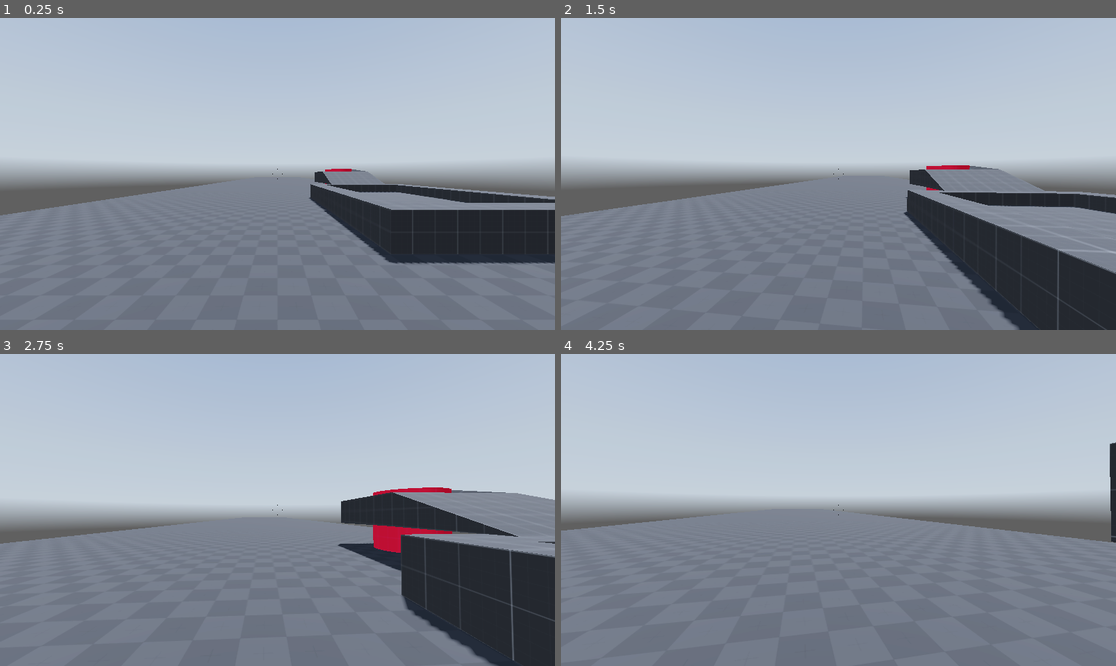
Above: before the commit, frames 1-4 (two rows, left to right).
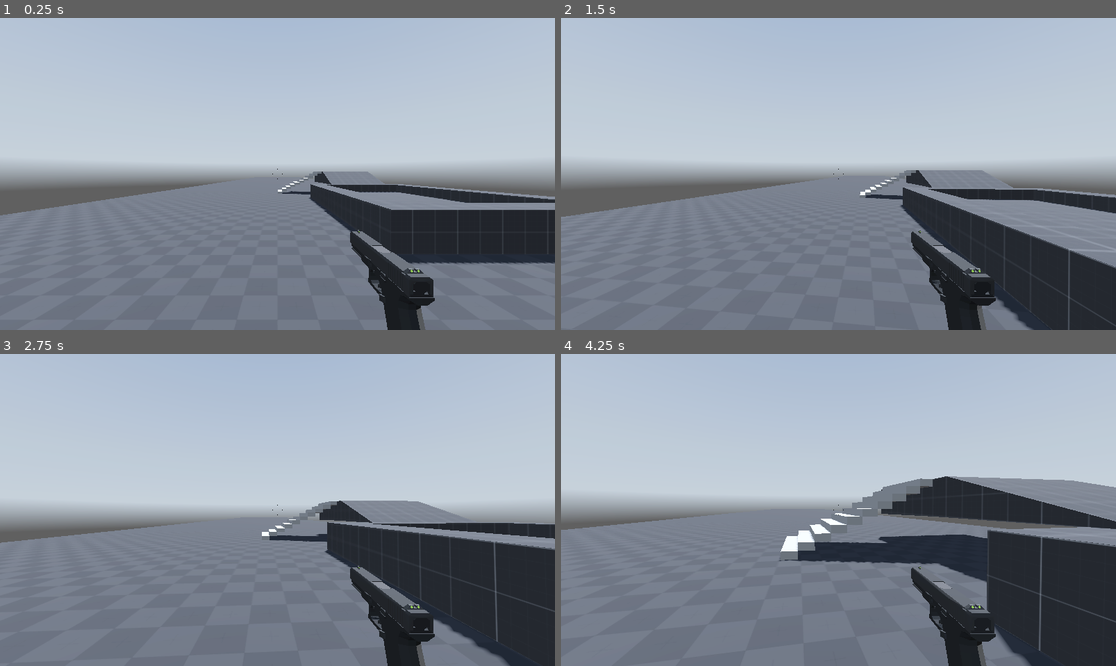
Above: after the commit, the same moments.

Repository: ackbar2603/Basic-Movement-Controller
Game: Godot game, scene res://scene/main.tscn
Same seed, same stepped clock (60 frames per second), same inputs: the game is played once before the commit and once after it. A sky picture missing from this copy of the repository is replaced by a grey-blue gradient.
Inputs (mouse positions are in pixels of both pictures, inside the frame that each line leads up to):
- Up to frame 1 (0.25 s): no input
- Up to frame 2 (1.5 s): tap Enter (ui_accept) at 0.5, 0.77 s; move the mouse to (866, 174) at 0.52 s; hold Ctrl (crouch) 0.53-1.28 s; hold W (forward) from 0.53 s (still down); tap Shift (sprint) at 0.8, 1.35 s; move the mouse to (810, 174) at 1.27 s
- Up to frame 3 (2.75 s): keep holding W (forward); tap Enter (ui_accept) at 1.52 s; tap Ctrl (crouch) at 1.55 s; move the mouse to (288, 503) at 2.02 s; hold Ctrl (crouch) from 2.03 s (still down); tap Shift (sprint) at 2.3 s
- Up to frame 4 (4.25 s): keep holding W (forward); move the mouse to (832, 516) at 2.77 s; release Ctrl (crouch) at 2.78 s; tap Shift (sprint) at 2.85, 3.8 s; tap Enter (ui_accept) at 3.02, 3.77 s; tap Ctrl (crouch) at 3.05 s; move the mouse to (877, 513) at 3.52 s; hold Ctrl (crouch) from 3.53 s (still down)

The runs differ from the first frame. In frame 1, 2.4% of the frame differs, in the area x 50-79%, y 48-100%; in frame 2, 4.4%; in frame 3, 9.6%; in frame 4, 21%, in the area x 0-100%, y 28-100%.

Commit message:
check in at 23 December 2025
Many update including gun

Diff:
--- a/project.godot
+++ b/project.godot
@@ -12,13 +12,18 @@
 
 config/name="Basic First Person Character Controller"
 run/main_scene="res://scene/main.tscn"
-config/features=PackedStringArray("4.3", "Forward Plus")
+config/features=PackedStringArray("4.5", "Forward Plus")
 config/icon="res://icon.svg"
+
+[autoload]
+
+Loader="*res://scripts/loader.gd"
 
 [display]
 
 window/size/viewport_width=1920
 window/size/viewport_height=1080
+window/size/resizable=false
 
 [input]
 
@@ -63,3 +68,4 @@
 anti_aliasing/quality/msaa_3d=1
 anti_aliasing/quality/screen_space_aa=1
 anti_aliasing/quality/use_taa=true
+occlusion_culling/use_occlusion_culling=true
--- /dev/null
+++ b/resources/theme/back_button.tres
@@ -0,0 +1,12 @@
+[gd_resource type="Theme" load_steps=3 format=3 uid="uid://cb5u22g5of4ea"]
+
+[ext_resource type="FontFile" uid="uid://cnnktdgxbnqqg" path="res://resources/fonts/original/Poppins-Light.ttf" id="1_kvpx3"]
+
+[sub_resource type="StyleBoxFlat" id="StyleBoxFlat_umpqa"]
+content_margin_left = 6.0
+content_margin_right = 6.0
+
+[resource]
+Button/font_sizes/font_size = 52
+Button/fonts/font = ExtResource("1_kvpx3")
+Button/styles/normal = SubResource("StyleBoxFlat_umpqa")
--- /dev/null
+++ b/resources/theme/main_menu_button.tres
@@ -0,0 +1,24 @@
+[gd_resource type="Theme" load_steps=5 format=3 uid="uid://bbp8p03utpvq2"]
+
+[ext_resource type="FontFile" uid="uid://cnnktdgxbnqqg" path="res://resources/fonts/original/Poppins-Light.ttf" id="1_yn0iu"]
+
+[sub_resource type="StyleBoxFlat" id="StyleBoxFlat_vviim"]
+content_margin_left = 6.0
+content_margin_right = 6.0
+bg_color = Color(0.6, 0.6, 0.6, 0.352941)
+
+[sub_resource type="StyleBoxFlat" id="StyleBoxFlat_q5kvx"]
+content_margin_left = 6.0
+content_margin_right = 6.0
+bg_color = Color(0.6, 0.6, 0.6, 0)
+
+[sub_resource type="StyleBoxFlat" id="StyleBoxFlat_dqmle"]
+content_margin_left = 6.0
+content_margin_right = 6.0
+bg_color = Color(0.255659, 0.255659, 0.255659, 1)
+
+[resource]
+Button/fonts/font = ExtResource("1_yn0iu")
+Button/styles/hover = SubResource("StyleBoxFlat_vviim")
+Button/styles/normal = SubResource("StyleBoxFlat_q5kvx")
+Button/styles/pressed = SubResource("StyleBoxFlat_dqmle")
--- /dev/null
+++ b/scene/loading_screen.tscn
@@ -0,0 +1,79 @@
+[gd_scene load_steps=3 format=3 uid="uid://b4dlr7uxk1d0k"]
+
+[ext_resource type="Script" path="res://scripts/loading_screen.gd" id="1_86dhm"]
+[ext_resource type="FontFile" uid="uid://btfae37biwgon" path="res://resources/fonts/original/Poppins-Bold.ttf" id="2_jkxmi"]
+
+[node name="LoadingScreen" type="Control" node_paths=PackedStringArray("loading_bar", "percentage_label")]
+layout_mode = 3
+anchors_preset = 15
+anchor_right = 1.0
+anchor_bottom = 1.0
+grow_horizontal = 2
+grow_vertical = 2
+script = ExtResource("1_86dhm")
+loading_bar = NodePath("ProgressBar")
+percentage_label = NodePath("percentage_label")
+
+[node name="ColorRect" type="ColorRect" parent="."]
+layout_mode = 1
+anchors_preset = 15
+anchor_right = 1.0
+anchor_bottom = 1.0
+grow_horizontal = 2
+grow_vertical = 2
+color = Color(0.0980392, 0.121569, 0.14902, 1)
+
+[node name="loading" type="Label" parent="."]
+layout_mode = 1
+anchors_preset = 8
+anchor_left = 0.5
+anchor_top = 0.5
+anchor_right = 0.5
+anchor_bottom = 0.5
+offset_left = -105.5
+offset_top = -139.0
+offset_right = 105.5
+offset_bottom = -79.0
+grow_horizontal = 2
+grow_vertical = 2
+theme_override_fonts/font = ExtResource("2_jkxmi")
+theme_override_font_sizes/font_size = 42
+text = "Loading ..."
+horizontal_alignment = 1
+vertical_alignment = 1
+
+[node name="percentage_label" type="Label" parent="."]
+layout_mode = 1
+anchors_preset = 8
+anchor_left = 0.5
+anchor_top = 0.5
+anchor_right = 0.5
+anchor_bottom = 0.5
+offset_left = -46.5
+offset_top = 94.0
+offset_right = 46.5
+offset_bottom = 148.0
+grow_horizontal = 2
+grow_vertical = 2
+theme_override_fonts/font = ExtResource("2_jkxmi")
+theme_override_font_sizes/font_size = 38
+text = "100%"
+horizontal_alignment = 1
+vertical_alignment = 1
+
+[node name="ProgressBar" type="ProgressBar" parent="."]
+layout_mode = 1
+anchors_preset = 8
+anchor_left = 0.5
+anchor_top = 0.5
+anchor_right = 0.5
+anchor_bottom = 0.5
+offset_left = -509.0
+offset_top = -22.0
+offset_right = 509.0
+offset_bottom = 23.0
+grow_horizontal = 2
+grow_vertical = 2
+max_value = 1.0
+step = 0.0
+show_percentage = false
--- a/scene/main.tscn
+++ b/scene/main.tscn
@@ -1,17 +1,13 @@
-[gd_scene load_steps=11 format=3 uid="uid://bi4ohwmh1y1qn"]
+[gd_scene load_steps=10 format=3 uid="uid://bi4ohwmh1y1qn"]
 
 [ext_resource type="Texture2D" uid="uid://p0ot6sqlq7uk" path="res://resources/textures/kenny/PNG/Dark/texture_09.png" id="1_1e8sb"]
 [ext_resource type="Texture2D" uid="uid://dnkix5kwnxqc6" path="res://resources/hdris/kloofendal_48d_partly_cloudy_puresky_2k.hdr" id="2_ft0xb"]
-[ext_resource type="Material" path="res://resources/materials/graygrid_01.tres" id="2_u7l6y"]
-[ext_resource type="Texture2D" uid="uid://bexxnp7bwul11" path="res://resources/textures/kenny/PNG/Red/texture_04.png" id="3_2a86x"]
+[ext_resource type="Material" uid="uid://befip58p5qe8q" path="res://resources/materials/graygrid_01.tres" id="2_u7l6y"]
+[ext_resource type="PackedScene" uid="uid://b3pskqb8u3t88" path="res://scene/stairs.tscn" id="6_w45pm"]
 [ext_resource type="PackedScene" uid="uid://bj0o03e02d7o4" path="res://scene/player.tscn" id="7_vqq6m"]
 
 [sub_resource type="StandardMaterial3D" id="StandardMaterial3D_q8agi"]
 albedo_texture = ExtResource("1_1e8sb")
-uv1_triplanar = true
-
-[sub_resource type="StandardMaterial3D" id="StandardMaterial3D_qam3b"]
-albedo_texture = ExtResource("3_2a86x")
 uv1_triplanar = true
 
 [sub_resource type="PanoramaSkyMaterial" id="PanoramaSkyMaterial_b11i0"]
@@ -56,12 +52,8 @@
 depth = 4.0
 material = ExtResource("2_u7l6y")
 
-[node name="CSGCylinder3D" type="CSGCylinder3D" parent="stage/CSGCombiner3D"]
-transform = Transform3D(1, 0, 0, 0, 1, 0, 0, 0, 1, 6, 1, -20)
-radius = 1.3
-height = 2.5
-sides = 32
-material = SubResource("StandardMaterial3D_qam3b")
+[node name="Stairs" parent="stage" instance=ExtResource("6_w45pm")]
+transform = Transform3D(-1, 0, 8.74228e-08, 0, 1, 0, -8.74228e-08, 0, -1, 0.237, 0.104184, -19.781)
 
 [node name="env" type="Node3D" parent="."]
 
--- /dev/null
+++ b/scene/main_menu.tscn
@@ -0,0 +1,188 @@
+[gd_scene load_steps=5 format=3 uid="uid://dtcgvevske3gu"]
+
+[ext_resource type="Script" path="res://scripts/main_menu.gd" id="1_syq7m"]
+[ext_resource type="FontFile" uid="uid://ba1kv45nsdotl" path="res://resources/fonts/title/Milker.otf" id="2_ler23"]
+[ext_resource type="Theme" uid="uid://bbp8p03utpvq2" path="res://resources/theme/main_menu_button.tres" id="2_riulp"]
+[ext_resource type="FontFile" uid="uid://btfae37biwgon" path="res://resources/fonts/original/Poppins-Bold.ttf" id="2_vcfj5"]
+
+[node name="Main Menu" type="Control"]
+layout_mode = 3
+anchors_preset = 15
+anchor_right = 1.0
+anchor_bottom = 1.0
+grow_horizontal = 2
+grow_vertical = 2
+theme = ExtResource("2_riulp")
+script = ExtResource("1_syq7m")
+metadata/_edit_horizontal_guides_ = [214.0, 457.0]
+metadata/_edit_vertical_guides_ = [142.0, 678.0]
+
+[node name="Menu" type="Control" parent="."]
+layout_mode = 1
+anchors_preset = 15
+anchor_right = 1.0
+anchor_bottom = 1.0
+grow_horizontal = 2
+grow_vertical = 2
+
+[node name="ColorRect" type="ColorRect" parent="Menu"]
+layout_mode = 1
+anchors_preset = 15
+anchor_right = 1.0
+anchor_bottom = 1.0
+grow_horizontal = 2
+grow_vertical = 2
+color = Color(0.0980392, 0.121569, 0.14902, 1)
+
+[node name="Title" type="Label" parent="Menu"]
+layout_mode = 1
+offset_left = 144.0
+offset_top = 216.0
+offset_right = 768.0
+offset_bottom = 456.0
+theme_override_fonts/font = ExtResource("2_ler23")
+theme_override_font_sizes/font_size = 128
+text = "The Game"
+horizontal_alignment = 1
+vertical_alignment = 1
+
+[node name="CenterContainer" type="CenterContainer" parent="Menu"]
+layout_mode = 1
+offset_top = 216.0
+offset_right = 679.0
+offset_bottom = 1080.0
+
+[node name="VBoxContainer" type="VBoxContainer" parent="Menu/CenterContainer"]
+layout_mode = 2
+theme_override_constants/separation = 8
+
+[node name="newGame" type="Button" parent="Menu/CenterContainer/VBoxContainer"]
+unique_name_in_owner = true
+layout_mode = 2
+theme_override_font_sizes/font_size = 52
+text = "New Game"
+alignment = 0
+
+[node name="laodGame" type="Button" parent="Menu/CenterContainer/VBoxContainer"]
+layout_mode = 2
+theme_override_font_sizes/font_size = 52
+text = "Load Game"
+alignment = 0
+
+[node name="options" type="Button" parent="Menu/CenterContainer/VBoxContainer"]
+layout_mode = 2
+theme_override_font_sizes/font_size = 52
+text = "Options"
+alignment = 0
+
+[node name="exit" type="Button" parent="Menu/CenterContainer/VBoxContainer"]
+unique_name_in_owner = true
+layout_mode = 2
+theme_override_font_sizes/font_size = 52
+text = "Exit"
+alignment = 0
+
+[node name="Options" type="Control" parent="."]
+visible = false
+layout_mode = 1
+anchors_preset = 15
+anchor_right = 1.0
+anchor_bottom = 1.0
+grow_horizontal = 2
+grow_vertical = 2
+
+[node name="ColorRect2" type="ColorRect" parent="Options"]
+layout_mode = 1
+anchors_preset = 15
+anchor_right = 1.0
+anchor_bottom = 1.0
+grow_horizontal = 2
+grow_vertical = 2
+color = Color(0.0980392, 0.121569, 0.14902, 1)
+
+[node name="MarginContainer" type="MarginContainer" parent="Options"]
+layout_mode = 1
+anchors_preset = 8
+anchor_left = 0.5
+anchor_top = 0.5
+anchor_right = 0.5
+anchor_bottom = 0.5
+offset_left = -608.0
+offset_top = -42.0
+offset_right = 608.0
+offset_bottom = 43.0
+grow_horizontal = 2
+grow_vertical = 2
+theme_override_constants/margin_left = 12
+theme_override_constants/margin_right = 12
+
+[node name="VBoxContainer" type="VBoxContainer" parent="Options/MarginContainer"]
+layout_mode = 2
+alignment = 1
+
+[node name="GridContainer" type="GridContainer" parent="Options/MarginContainer/VBoxContainer"]
+layout_mode = 2
+size_flags_vertical = 4
+theme_override_constants/h_separation = 15
+theme_override_constants/v_separation = 15
+columns = 2
+
+[node name="music" type="Label" parent="Options/MarginContainer/VBoxContainer/GridContainer"]
+layout_mode = 2
+theme_override_fonts/font = ExtResource("2_vcfj5")
+theme_override_font_sizes/font_size = 24
+text = "Music"
+
+[node name="musicSlider" type="HSlider" parent="Options/MarginContainer/VBoxContainer/GridContainer"]
+layout_mode = 2
+size_flags_horizontal = 3
+size_flags_vertical = 4
+max_value = 1.0
+step = 0.05
+value = 1.0
+
+[node name="sfx" type="Label" parent="Options/MarginContainer/VBoxContainer/GridContainer"]
+layout_mode = 2
+theme_override_fonts/font = ExtResource("2_vcfj5")
+theme_override_font_sizes/font_size = 24
+text = "SFX"
+
+[node name="sfxSlider" type="HSlider" parent="Options/MarginContainer/VBoxContainer/GridContainer"]
+layout_mode = 2
+size_flags_horizontal = 3
+size_flags_vertical = 4
+max_value = 1.0
+step = 0.05
+value = 1.0
+
+[node name="Options" type="Label" parent="Options"]
+layout_mode = 1
+anchors_preset = 14
+anchor_top = 0.5
+anchor_right = 1.0
+anchor_bottom = 0.5
+offset_top = -324.0
+offset_bottom = -199.0
+grow_horizontal = 2
+grow_vertical = 2
+theme_override_fonts/font = ExtResource("2_ler23")
+theme_override_font_sizes/font_size = 92
+text = "Options"
+horizontal_alignment = 1
+vertical_alignment = 1
+
+[node name="back" type="Button" parent="Options"]
+layout_mode = 1
+anchors_preset = 2
+anchor_top = 1.0
+anchor_bottom = 1.0
+offset_left = 144.0
+offset_top = -153.0
+offset_right = 269.0
+offset_bottom = -85.0
+grow_vertical = 0
+theme_override_font_sizes/font_size = 36
+text = "Back"
+
+[connection signal="pressed" from="Menu/CenterContainer/VBoxContainer/options" to="Options" method="show"]
+[connection signal="pressed" from="Options/back" to="Options" method="hide"]
--- /dev/null
+++ b/scene/pistol.tscn
@@ -0,0 +1,7 @@
+[gd_scene load_steps=2 format=3 uid="uid://bmtjj0f1b1bvu"]
+
+[ext_resource type="PackedScene" uid="uid://csolxnajw8g14" path="res://resources/materials/low-poly_g17.glb" id="1_qkqs7"]
+
+[node name="Weapon" type="Node3D"]
+
+[node name="Sketchfab_Scene" parent="." instance=ExtResource("1_qkqs7")]
--- a/scene/player.tscn
+++ b/scene/player.tscn
@@ -1,11 +1,22 @@
-[gd_scene load_steps=5 format=3 uid="uid://bj0o03e02d7o4"]
+[gd_scene load_steps=9 format=3 uid="uid://bj0o03e02d7o4"]
 
 [ext_resource type="Script" path="res://scripts/player.gd" id="1_0eltk"]
 [ext_resource type="Texture2D" uid="uid://dh62n5ojlr3ud" path="res://resources/crosshair.png" id="1_22rw5"]
+[ext_resource type="PackedScene" uid="uid://bmtjj0f1b1bvu" path="res://scene/pistol.tscn" id="3_osh8s"]
 
 [sub_resource type="CapsuleShape3D" id="CapsuleShape3D_ohdbf"]
 
+[sub_resource type="StandardMaterial3D" id="StandardMaterial3D_mg763"]
+albedo_color = Color(0.744839, 0.0129083, 0.278345, 1)
+uv2_triplanar = true
+
+[sub_resource type="CapsuleMesh" id="CapsuleMesh_50rt5"]
+material = SubResource("StandardMaterial3D_mg763")
+
 [sub_resource type="CapsuleShape3D" id="CapsuleShape3D_vekhm"]
+height = 1.2
+
+[sub_resource type="CapsuleMesh" id="CapsuleMesh_jh20v"]
 height = 1.2
 
 [node name="Player" type="CharacterBody3D" node_paths=PackedStringArray("_cameraController")]
@@ -16,10 +27,17 @@
 transform = Transform3D(1, 0, 0, 0, 1, 0, 0, 0, 1, 0, 1, 0)
 shape = SubResource("CapsuleShape3D_ohdbf")
 
+[node name="MeshInstance3D" type="MeshInstance3D" parent="StdCollision"]
+mesh = SubResource("CapsuleMesh_50rt5")
+
 [node name="CrhCollision" type="CollisionShape3D" parent="."]
 transform = Transform3D(1, 0, 0, 0, 1, 0, 0, 0, 1, 0, 0.6, 0)
+visible = false
 shape = SubResource("CapsuleShape3D_vekhm")
 disabled = true
+
+[node name="MeshInstance3D" type="MeshInstance3D" parent="CrhCollision"]
+mesh = SubResource("CapsuleMesh_jh20v")
 
 [node name="Head" type="Node3D" parent="."]
 transform = Transform3D(1, 0, 0, 0, 1, 0, 0, 0, 1, 0, 1.7, 0)
@@ -35,5 +53,8 @@
 expand_mode = 2
 stretch_mode = 4
 
+[node name="Weapon" parent="Head/Camera3D" instance=ExtResource("3_osh8s")]
+transform = Transform3D(-4.37114e-08, 0, 1, 0, 1, 0, -1, 0, -4.37114e-08, 0.320675, -0.323146, -0.614273)
+
 [node name="RayCast3D" type="RayCast3D" parent="."]
 target_position = Vector3(0, 2, 0)
--- /dev/null
+++ b/scene/stairs.tscn
@@ -0,0 +1,61 @@
+[gd_scene load_steps=3 format=3 uid="uid://b3pskqb8u3t88"]
+
+[sub_resource type="BoxMesh" id="BoxMesh_aeyjd"]
+size = Vector3(0.4, 0.2, 2.5)
+
+[sub_resource type="BoxShape3D" id="BoxShape3D_ixqsx"]
+size = Vector3(4.2791, 0.2, 2.4)
+
+[node name="Stairs" type="StaticBody3D"]
+
+[node name="MeshInstance3D" type="MeshInstance3D" parent="."]
+mesh = SubResource("BoxMesh_aeyjd")
+
+[node name="MeshInstance3D2" type="MeshInstance3D" parent="."]
+transform = Transform3D(1, 0, 0, 0, 1, 0, 0, 0, 1, -0.4, 0.2, 0)
+mesh = SubResource("BoxMesh_aeyjd")
+skeleton = NodePath("../MeshInstance3D")
+
+[node name="MeshInstance3D3" type="MeshInstance3D" parent="."]
+transform = Transform3D(1, 0, 0, 0, 1, 0, 0, 0, 1, -0.8, 0.4, 0)
+mesh = SubResource("BoxMesh_aeyjd")
+skeleton = NodePath("../MeshInstance3D2")
+
+[node name="MeshInstance3D4" type="MeshInstance3D" parent="."]
+transform = Transform3D(1, 0, 0, 0, 1, 0, 0, 0, 1, -1.2, 0.6, 0)
+mesh = SubResource("BoxMesh_aeyjd")
+skeleton = NodePath("../MeshInstance3D2")
+
+[node name="MeshInstance3D5" type="MeshInstance3D" parent="."]
+transform = Transform3D(1, 0, 0, 0, 1, 0, 0, 0, 1, -1.6, 0.8, 0)
+mesh = SubResource("BoxMesh_aeyjd")
+skeleton = NodePath("../MeshInstance3D2")
+
+[node name="MeshInstance3D6" type="MeshInstance3D" parent="."]
+transform = Transform3D(1, 0, 0, 0, 1, 0, 0, 0, 1, -2, 1, 0)
+mesh = SubResource("BoxMesh_aeyjd")
+skeleton = NodePath("../MeshInstance3D2")
+
+[node name="MeshInstance3D7" type="MeshInstance3D" parent="."]
+transform = Transform3D(1, 0, 0, 0, 1, 0, 0, 0, 1, -2.4, 1.2, 0)
+mesh = SubResource("BoxMesh_aeyjd")
+skeleton = NodePath("../MeshInstance3D2")
+
+[node name="MeshInstance3D8" type="MeshInstance3D" parent="."]
+transform = Transform3D(1, 0, 0, 0, 1, 0, 0, 0, 1, -2.8, 1.4, 0)
+mesh = SubResource("BoxMesh_aeyjd")
+skeleton = NodePath("../MeshInstance3D2")
+
+[node name="MeshInstance3D9" type="MeshInstance3D" parent="."]
+transform = Transform3D(1, 0, 0, 0, 1, 0, 0, 0, 1, -3.2, 1.6, 0)
+mesh = SubResource("BoxMesh_aeyjd")
+skeleton = NodePath("../MeshInstance3D2")
+
+[node name="MeshInstance3D10" type="MeshInstance3D" parent="."]
+transform = Transform3D(1, 0, 0, 0, 1, 0, 0, 0, 1, -3.6, 1.8, 0)
+mesh = SubResource("BoxMesh_aeyjd")
+skeleton = NodePath("../MeshInstance3D2")
+
+[node name="CollisionShape3D" type="CollisionShape3D" parent="."]
+transform = Transform3D(0.902585, 0.430511, 0, -0.430511, 0.902585, 0, 0, 0, 1, -1.70672, 0.85913, -5.96046e-08)
+shape = SubResource("BoxShape3D_ixqsx")
--- /dev/null
+++ b/scripts/loader.gd
@@ -0,0 +1,15 @@
+extends Node
+
+var loading_screen = load("res://scene/loading_screen.tscn")
+var scene_path : String
+var previous_scene : String
+
+func change_level(path):
+	scene_path = path
+	previous_scene = get_tree().current_scene.scene_file_path
+	get_tree().change_scene_to_packed(loading_screen)
+
+func goto_previous():
+	if not previous_scene.is_empty():
+		scene_path = previous_scene
+		get_tree().change_scene_to_packed(loading_screen)
--- /dev/null
+++ b/scripts/loading_screen.gd
@@ -0,0 +1,34 @@
+extends Control
+
+@export var loading_bar : ProgressBar
+@export var percentage_label : Label
+
+var scene_path : String
+var progress : Array
+
+var update : float = 0.0
+
+func _ready() -> void:
+	scene_path = Loader.scene_path
+	ResourceLoader.load_threaded_request(scene_path)
+
+func _process(delta: float) -> void:
+	var result = ResourceLoader.load_threaded_get_status(scene_path, progress)
+	if result == ResourceLoader.THREAD_LOAD_FAILED:
+		Loader.goto_previous()
+
+	if progress[0] > update:
+		update = progress[0]
+
+	if loading_bar.value >= 1.0:
+		if result == ResourceLoader.THREAD_LOAD_LOADED:
+			get_tree().change_scene_to_packed(
+				ResourceLoader.load_threaded_get(scene_path)
+			)
+
+	if loading_bar.value < update:
+		loading_bar.value = lerp(loading_bar.value, update, delta)
+	loading_bar.value += delta * 0.2 * \
+		(0.5 if update >= 1.0 else clamp(0.9 - loading_bar.value, 0.0, 1.0))
+
+	percentage_label.text = str(int(loading_bar.value * 100.0)) + "%"
--- /dev/null
+++ b/scripts/main_menu.gd
@@ -0,0 +1,12 @@
+extends Control
+
+
+func _ready() -> void:
+	%newGame.pressed.connect(new_game)
+	%exit.pressed.connect(quit_game)
+
+func new_game():
+	Loader.change_level("res://scene/main.tscn")
+
+func quit_game():
+	get_tree().quit()
--- a/scripts/player.gd
+++ b/scripts/player.gd
@@ -8,15 +8,15 @@
 #endregion
 #region debug
 var _crouchDepth = -0.5
-var _jumpVel = 4.5
+var _jumpVel = 3.5
 var _lerpSpeed = 10
 var _direction = Vector3.ZERO
 #endregion
 #region Speed variables
 var _mainspeed = 4.0
-const _walkSpeed = 6.0
-const _sprintSpeed = 10.0
-const _crouchSpeed = 2.0
+const _walkSpeed = 4.0
+const _sprintSpeed = 5.5
+const _crouchSpeed = 3.0
 #endregion
 #region camera variables
 var _mouseInput : bool = false			#check mouse movement
@@ -35,12 +35,25 @@
 @export var _cameraController = Camera3D		#Assigned camera3D in the properties
 #endregion
 
+#region testing
+@export_group("headbob")
+@export var headbob_freq := 2.0
+@export var headbob_ampl := 0.04
+var headbob_time := 0.0
+#endregion
+
 func _ready() -> void:
 	Input.set_mouse_mode(Input.MOUSE_MODE_CAPTURED)
 
 func _input(event: InputEvent) -> void:
 	if event.is_action_pressed("ui_cancel"):
 		get_tree().quit()
+
+func headbob(headbob_time):
+	var headbob_position = Vector3.ZERO
+	headbob_position.y = sin(headbob_time * headbob_freq) * headbob_ampl
+	headbob_position.x = sin(headbob_time * headbob_freq / 2) * headbob_ampl
+	return headbob_position
 
 func _unhandled_input(event: InputEvent) -> void:
 	_mouseInput = event is InputEventMouseMotion and Input.get_mouse_mode() == Input.MOUSE_MODE_CAPTURED
@@ -97,6 +110,10 @@
 		if Input.is_action_just_pressed("ui_accept") and is_on_floor():
 			velocity.y = _jumpVel
 	#endregion
+		#region headbob
+	headbob_time += delta * velocity.length() * float(is_on_floor())
+	$Head/Camera3D.transform.origin = headbob(headbob_time)
+	#endregion
 	#region Movement basic
 		# Get the input direction and handle the movement/deceleration.
 	# As good practice, you should replace UI actions with custom gameplay actions.
Binary file added: resources/fonts/original/Poppins-Black.ttf
Not shown, added: resources/fonts/original/Poppins-Black.ttf.import
Binary file added: resources/fonts/original/Poppins-BlackItalic.ttf
Not shown, added: resources/fonts/original/Poppins-BlackItalic.ttf.import
Binary file added: resources/fonts/original/Poppins-Bold.ttf
Not shown, added: resources/fonts/original/Poppins-Bold.ttf.import
Binary file added: resources/fonts/original/Poppins-BoldItalic.ttf
Not shown, added: resources/fonts/original/Poppins-BoldItalic.ttf.import
Binary file added: resources/fonts/original/Poppins-ExtraBold.ttf
Not shown, added: resources/fonts/original/Poppins-ExtraBold.ttf.import
Binary file added: resources/fonts/original/Poppins-ExtraBoldItalic.ttf
Not shown, added: resources/fonts/original/Poppins-ExtraBoldItalic.ttf.import
(and 32 more such lines)
